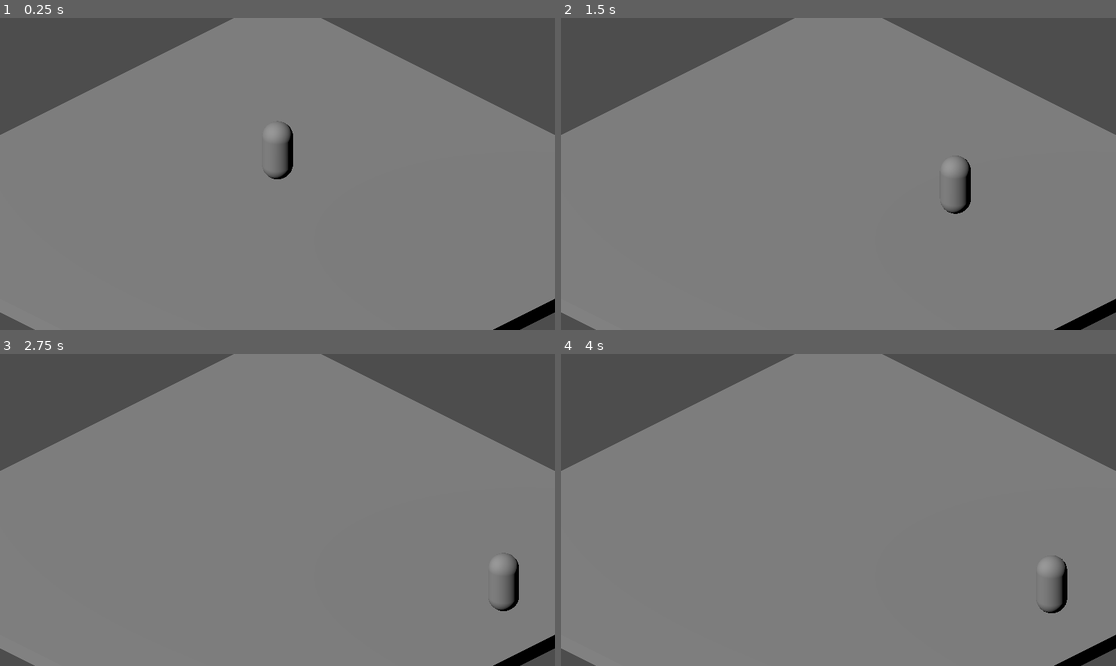
Above: before the commit, frames 1-4 (two rows, left to right).
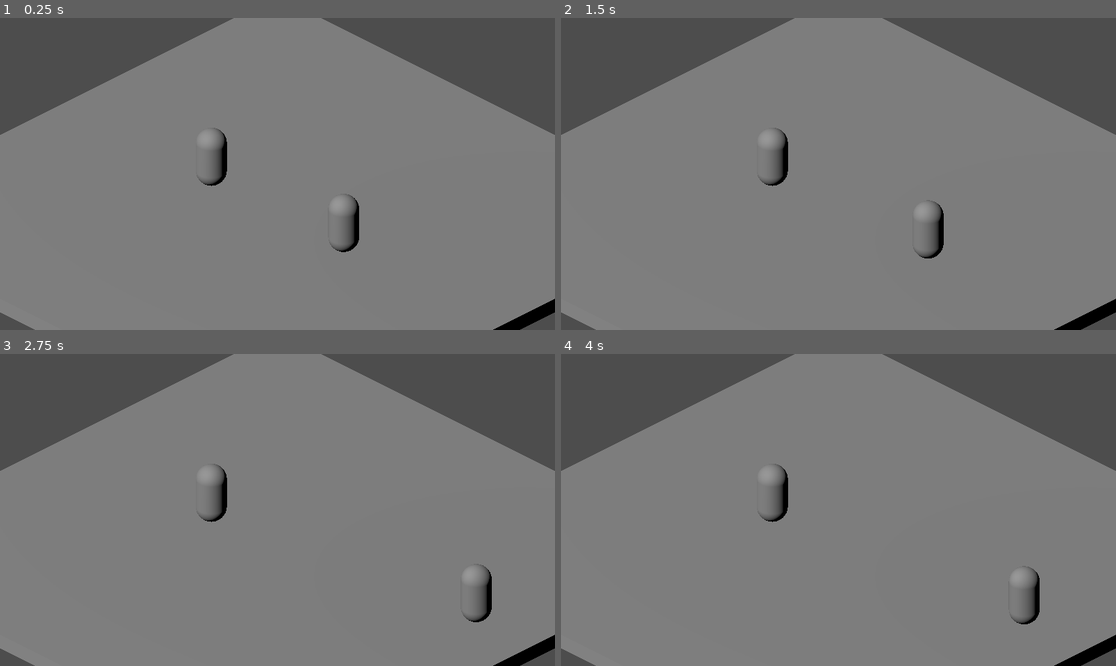
Above: after the commit, the same moments.

Repository: diodemusic/sonic-battle-2
Game: Godot game, scene res://stages/test_stage/test_stage.tscn
The game is run twice, just before and just after one commit, with the same random seed, the same clock (stepped at 60 frames per second) and the same inputs.
Inputs:
- Up to frame 1 (0.25 s): no input
- Up to frame 2 (1.5 s): hold D (move_right, bound only before the commit) 0.53-1.28 s; tap K (attack_heavy, bound only before the commit) at 0.6 s; tap Space (jump, bound only before the commit) at 0.77, 1.07 s; tap J (attack_jab, bound only before the commit) at 0.8, 1.35 s; hold S (move_down, bound only before the commit) from 1.28 s (still down)
- Up to frame 3 (2.75 s): tap Space (jump, bound only before the commit) at 1.52, 1.55, 1.82, 2.1 s; release S (move_down, bound only before the commit) at 2.03 s; hold D (move_right, bound only before the commit) from 2.03 s (still down); tap K (attack_heavy, bound only before the commit) at 2.3 s
- Up to frame 4 (4 s): release D (move_right, bound only before the commit) at 2.78 s; hold L (attack_upper, bound only before the commit) 2.78-3.53 s; tap K (attack_heavy, bound only before the commit) at 2.85 s; tap Space (jump, bound only before the commit) at 3.02, 3.32, 3.77, 3.8 s; tap J (attack_jab, bound only before the commit) at 3.05, 3.6 s; tap Enter at 3.5 s; hold A (move_left, bound only before the commit) from 3.53 s (still down)

The runs differ from the first frame. In frame 1, 1.2% of the frame differs, in the area x 35-65%, y 32-76%; in frame 2, 1.2%; in frame 3, 1.2%; in frame 4, 1.2%, in the area x 35-92%, y 35-87%.

Commit message:
Add player 2 input configuration and adjust player transform in test stage

Diff:
--- a/player/player.gd
+++ b/player/player.gd
@@ -12,16 +12,32 @@
 var combo_count := 0
 var attack_buffered := false
 
+var keys := {}
+
 enum State {IDLE, MOVE, JUMP, FALL, LAND, ATTACK, HEAVY, UPPER}
 
 @onready var camera := get_viewport().get_camera_3d()
+@export var input_prefix := "p1_"
+
+
+func _ready() -> void:
+	keys = {
+	"move_left": input_prefix + "move_left",
+	"move_right": input_prefix + "move_right",
+	"move_up": input_prefix + "move_up",
+	"move_down": input_prefix + "move_down",
+	"jump": input_prefix + "jump",
+	"attack_jab": input_prefix + "attack_jab",
+	"attack_heavy": input_prefix + "attack_heavy",
+	"attack_upper": input_prefix + "attack_upper"
+}
 
 
 func _physics_process(delta: float) -> void:
 	if not is_on_floor():
 		velocity += get_gravity() * delta
 
-	var input_dir := Input.get_vector("move_left", "move_right", "move_up", "move_down")
+	var input_dir := Input.get_vector(keys["move_left"], keys["move_right"], keys["move_up"], keys["move_down"])
 	var direction := (Vector3(input_dir.x, 0, input_dir.y)).rotated(Vector3.UP, camera.rotation.y).normalized()
 
 	match state:
@@ -32,23 +48,23 @@
 			if not direction:
 				state = State.IDLE
 
-			if Input.is_action_just_pressed("jump") and is_on_floor():
+			if Input.is_action_just_pressed(keys["jump"]) and is_on_floor():
 				velocity.y = JUMP_VELOCITY
 				state = State.JUMP
 
 			if not is_on_floor():
 				state = State.FALL
 
-			if Input.is_action_just_pressed("attack_jab") and is_on_floor():
+			if Input.is_action_just_pressed(keys["attack_jab"]) and is_on_floor():
 				attack_timer = JAB_DURATION
 				combo_count = 1
 				state = State.ATTACK
 
-			if Input.is_action_just_pressed("attack_heavy") and is_on_floor():
+			if Input.is_action_just_pressed(keys["attack_heavy"]) and is_on_floor():
 				attack_timer = HEAVY_DURATION
 				state = State.HEAVY
 
-			if Input.is_action_just_pressed("attack_upper") and is_on_floor():
+			if Input.is_action_just_pressed(keys["attack_upper"]) and is_on_floor():
 				attack_timer = UPPER_DURATION
 				state = State.UPPER
 		State.IDLE:
@@ -58,23 +74,23 @@
 			if direction:
 				state = State.MOVE
 
-			if Input.is_action_just_pressed("jump") and is_on_floor():
+			if Input.is_action_just_pressed(keys["jump"]) and is_on_floor():
 				velocity.y = JUMP_VELOCITY
 				state = State.JUMP
 
 			if not is_on_floor():
 				state = State.FALL
 
-			if Input.is_action_just_pressed("attack_jab") and is_on_floor():
+			if Input.is_action_just_pressed(keys["attack_jab"]) and is_on_floor():
 				attack_timer = JAB_DURATION
 				combo_count = 1
 				state = State.ATTACK
 
-			if Input.is_action_just_pressed("attack_heavy") and is_on_floor():
+			if Input.is_action_just_pressed(keys["attack_heavy"]) and is_on_floor():
 				attack_timer = HEAVY_DURATION
 				state = State.HEAVY
 
-			if Input.is_action_just_pressed("attack_upper") and is_on_floor():
+			if Input.is_action_just_pressed(keys["attack_upper"]) and is_on_floor():
 				attack_timer = UPPER_DURATION
 				state = State.UPPER
 		State.JUMP:
@@ -99,7 +115,7 @@
 
 			attack_timer -= delta
 
-			if Input.is_action_just_pressed("attack_jab") and is_on_floor():
+			if Input.is_action_just_pressed(keys["attack_jab"]) and is_on_floor():
 				attack_buffered = true
 
 			if attack_timer <= 0:
--- a/project.godot
+++ b/project.godot
@@ -17,44 +17,84 @@
 
 [input]
 
-move_up={
+p1_move_up={
 "deadzone": 0.2,
 "events": [Object(InputEventKey,"resource_local_to_scene":false,"resource_name":"","device":-1,"window_id":0,"alt_press …(192 unchanged characters)…
 ]
 }
-move_down={
+p1_move_down={
 "deadzone": 0.2,
 "events": [Object(InputEventKey,"resource_local_to_scene":false,"resource_name":"","device":-1,"window_id":0,"alt_press …(192 unchanged characters)…
 ]
 }
-move_left={
+p1_move_left={
 "deadzone": 0.2,
 "events": [Object(InputEventKey,"resource_local_to_scene":false,"resource_name":"","device":-1,"window_id":0,"alt_press …(191 unchanged characters)…
 ]
 }
-move_right={
+p1_move_right={
 "deadzone": 0.2,
 "events": [Object(InputEventKey,"resource_local_to_scene":false,"resource_name":"","device":-1,"window_id":0,"alt_press …(192 unchanged characters)…
 ]
 }
-jump={
+p1_jump={
 "deadzone": 0.2,
 "events": [Object(InputEventKey,"resource_local_to_scene":false,"resource_name":"","device":-1,"window_id":0,"alt_press …(191 unchanged characters)…
 ]
 }
-attack_jab={
+p1_attack_jab={
 "deadzone": 0.2,
 "events": [Object(InputEventKey,"resource_local_to_scene":false,"resource_name":"","device":-1,"window_id":0,"alt_press …(192 unchanged characters)…
 ]
 }
-attack_heavy={
+p1_attack_heavy={
 "deadzone": 0.2,
 "events": [Object(InputEventKey,"resource_local_to_scene":false,"resource_name":"","device":-1,"window_id":0,"alt_press …(192 unchanged characters)…
 ]
 }
-attack_upper={
+p1_attack_upper={
 "deadzone": 0.2,
 "events": [Object(InputEventKey,"resource_local_to_scene":false,"resource_name":"","device":-1,"window_id":0,"alt_press …(192 unchanged characters)…
+]
+}
+p2_move_up={
+"deadzone": 0.2,
+"events": [Object(InputEventKey,"resource_local_to_scene":false,"resource_name":"","device":-1,"window_id":0,"alt_pressed":false,"shift_pressed":false,"ctrl_pressed":false,"meta_pressed":false,"pressed":false,"keycode":0,"physical_keycode":4194320,"key_label":0,"unicode":0,"location":0,"echo":false,"script":null)
+]
+}
+p2_move_down={
+"deadzone": 0.2,
+"events": [Object(InputEventKey,"resource_local_to_scene":false,"resource_name":"","device":-1,"window_id":0,"alt_pressed":false,"shift_pressed":false,"ctrl_pressed":false,"meta_pressed":false,"pressed":false,"keycode":0,"physical_keycode":4194322,"key_label":0,"unicode":0,"location":0,"echo":false,"script":null)
+]
+}
+p2_move_left={
+"deadzone": 0.2,
+"events": [Object(InputEventKey,"resource_local_to_scene":false,"resource_name":"","device":-1,"window_id":0,"alt_pressed":false,"shift_pressed":false,"ctrl_pressed":false,"meta_pressed":false,"pressed":false,"keycode":0,"physical_keycode":4194319,"key_label":0,"unicode":0,"location":0,"echo":false,"script":null)
+]
+}
+p2_move_right={
+"deadzone": 0.2,
+"events": [Object(InputEventKey,"resource_local_to_scene":false,"resource_name":"","device":-1,"window_id":0,"alt_pressed":false,"shift_pressed":false,"ctrl_pressed":false,"meta_pressed":false,"pressed":false,"keycode":0,"physical_keycode":4194321,"key_label":0,"unicode":0,"location":0,"echo":false,"script":null)
+]
+}
+p2_jump={
+"deadzone": 0.2,
+"events": [Object(InputEventKey,"resource_local_to_scene":false,"resource_name":"","device":-1,"window_id":0,"alt_pressed":false,"shift_pressed":false,"ctrl_pressed":false,"meta_pressed":false,"pressed":false,"keycode":0,"physical_keycode":4194327,"key_label":0,"unicode":0,"location":0,"echo":false,"script":null)
+]
+}
+p2_attack_jab={
+"deadzone": 0.2,
+"events": [Object(InputEventKey,"resource_local_to_scene":false,"resource_name":"","device":-1,"window_id":0,"alt_pressed":false,"shift_pressed":false,"ctrl_pressed":false,"meta_pressed":false,"pressed":false,"keycode":0,"physical_keycode":49,"key_label":0,"unicode":49,"location":0,"echo":false,"script":null)
+]
+}
+p2_attack_heavy={
+"deadzone": 0.2,
+"events": [Object(InputEventKey,"resource_local_to_scene":false,"resource_name":"","device":-1,"window_id":0,"alt_pressed":false,"shift_pressed":false,"ctrl_pressed":false,"meta_pressed":false,"pressed":false,"keycode":0,"physical_keycode":50,"key_label":0,"unicode":50,"location":0,"echo":false,"script":null)
+]
+}
+p2_attack_upper={
+"deadzone": 0.2,
+"events": [Object(InputEventKey,"resource_local_to_scene":false,"resource_name":"","device":-1,"window_id":0,"alt_pressed":false,"shift_pressed":false,"ctrl_pressed":false,"meta_pressed":false,"pressed":false,"keycode":0,"physical_keycode":51,"key_label":0,"unicode":51,"location":0,"echo":false,"script":null)
 ]
 }
 
--- a/stages/test_stage/test_stage.tscn
+++ b/stages/test_stage/test_stage.tscn
@@ -19,7 +19,11 @@
 transform = Transform3D(1, 0, 0, 0, 0.70710677, 0.70710677, 0, -0.70710677, 0.70710677, 0, 16.02813, 0)
 
 [node name="Player" parent="." unique_id=1208118000 instance=ExtResource("1_11kma")]
-transform = Transform3D(1, 0, 0, 0, 1, 0, 0, 0, 1, 0, 3, 0)
+transform = Transform3D(1, 0, 0, 0, 1, 0, 0, 0, 1, 3, 1.25, 0)
+
+[node name="Player2" parent="." unique_id=2036569454 instance=ExtResource("1_11kma")]
+transform = Transform3D(1, 0, 0, 0, 1, 0, 0, 0, 1, -3, 1.25, 0)
+input_prefix = "p2_"
 
 [node name="Floor" type="StaticBody3D" parent="." unique_id=2017792861]
 
